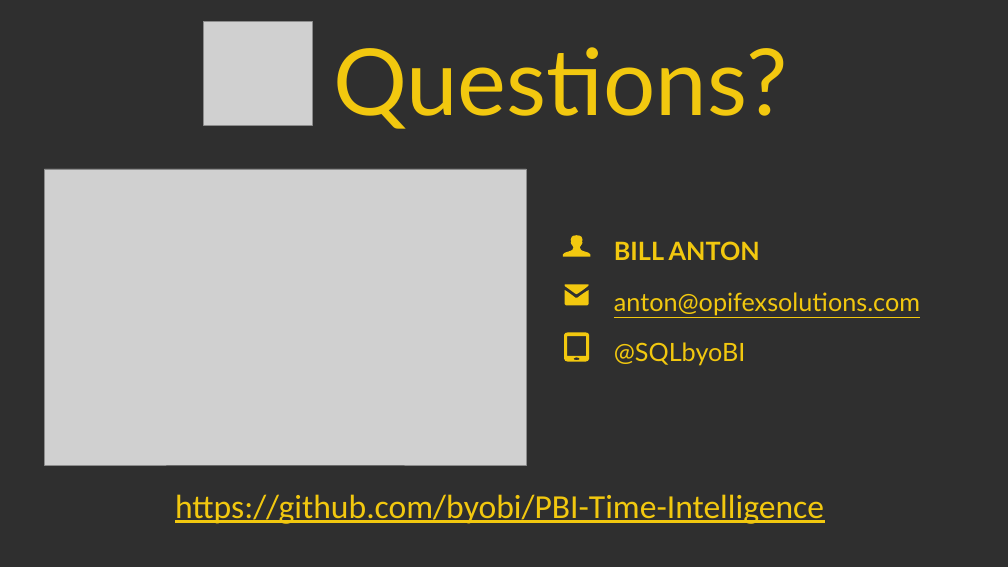
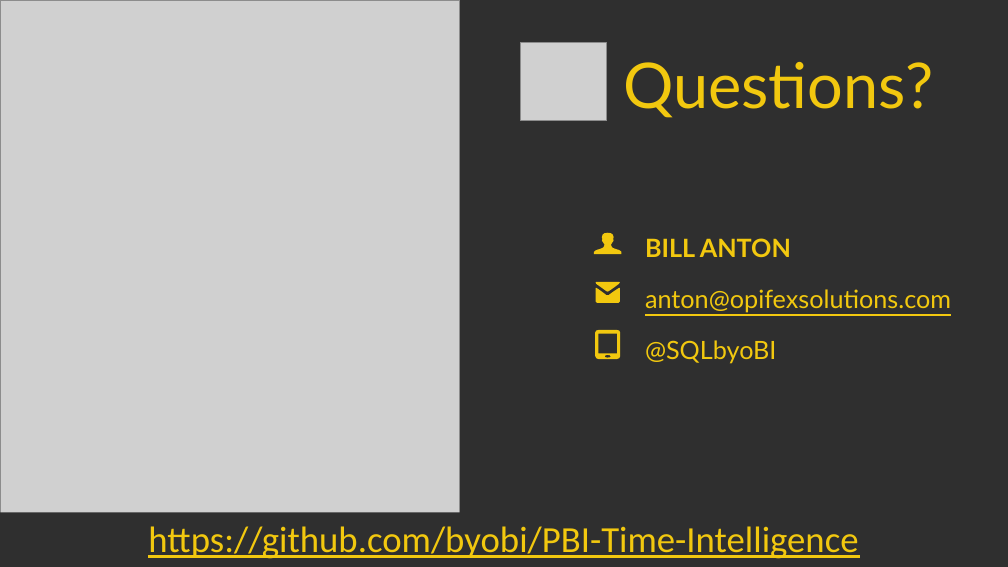
Before and after one commit to byobi/PBI-Time-Intelligence, a slide deck: slide 45 of Power BI Time Intelligence - Beyond the Basics.pptx. Drawn at 1008x567 pixels with LibreOffice and Linux fonts; fonts in the diff are those of the drawing; grey boxes stand for pictures. Boxes give left, top, right and bottom in pixels: in the first picture for what was removed or moved away, otherwise in the second. Text is boxed around its words. In the diff, an @@ line names an element or a change of style, - is before the commit and + after.

```diff
--- a/Power BI Time Intelligence - Beyond the Basics.pptx
+++ b/Power BI Time Intelligence - Beyond the Basics.pptx
@@ picture added at <box>0,0,460,544</box> @@
@@ picture: place and size @@
-picture at <box>204,22,312,126</box>
+picture at <box>521,42,607,121</box>
@@ text "Questions?": place and size @@
-text "Questions?" at <box>333,47,787,129</box>
+text "Questions?" at <box>623,62,933,118</box>
@@ text "Questions?" at <box>623,62,933,118</box>: size 88 to 60 pt @@
@@ picture removed at <box>45,169,527,465</box> @@
@@ 2 freeform shapes, 1 text: place and size @@
-2 freeform shapes, 1 text at <box>563,235,760,306</box>
+2 freeform shapes, 1 text at <box>594,233,791,303</box>
@@ text "anton@opifexsolutions.com": place and size @@
-text "anton@opifexsolutions.com" at <box>614,292,920,315</box>
+text "anton@opifexsolutions.com" at <box>645,289,951,313</box>
@@ text "@SQLbyoBI": place and size @@
-text "@SQLbyoBI" at <box>614,342,746,366</box>
+text "@SQLbyoBI" at <box>645,340,777,363</box>
@@ freeform shape: place and size @@
-freeform shape at <box>564,333,589,362</box>
+freeform shape at <box>595,330,620,359</box>
@@ rectangle "https://github.com/byobi/PBI-Time-Intelligence": place and size @@
-rectangle "https://github.com/byobi/PBI-Time-Intelligence" at <box>175,494,824,524</box>
+rectangle "https://github.com/byobi/PBI-Time-Intelligence" at <box>0,513,1008,565</box>
@@ rectangle "https://github.com/byobi/PBI-Time-Intelligence" at <box>0,513,1008,565</box>: size 32 to 35 pt; alignment left to centre; fill none to #2F2F2F @@
```
Also in this commit, not shown: 7 other slides changed, 2 slides added, 2 slides removed, 15 other files.
